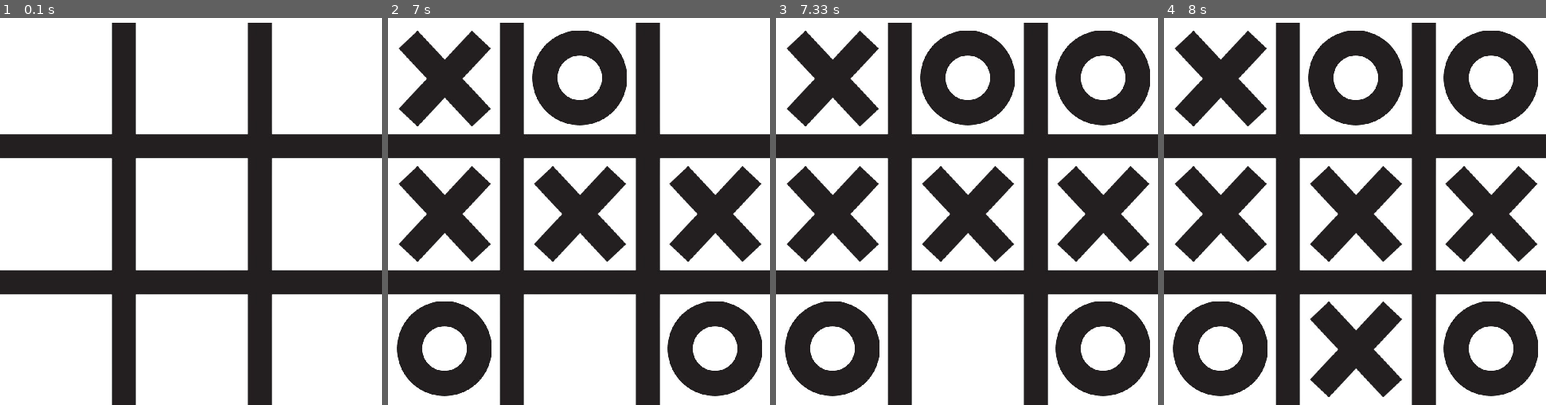
Above: before the commit, frames 1-4 (left to right).
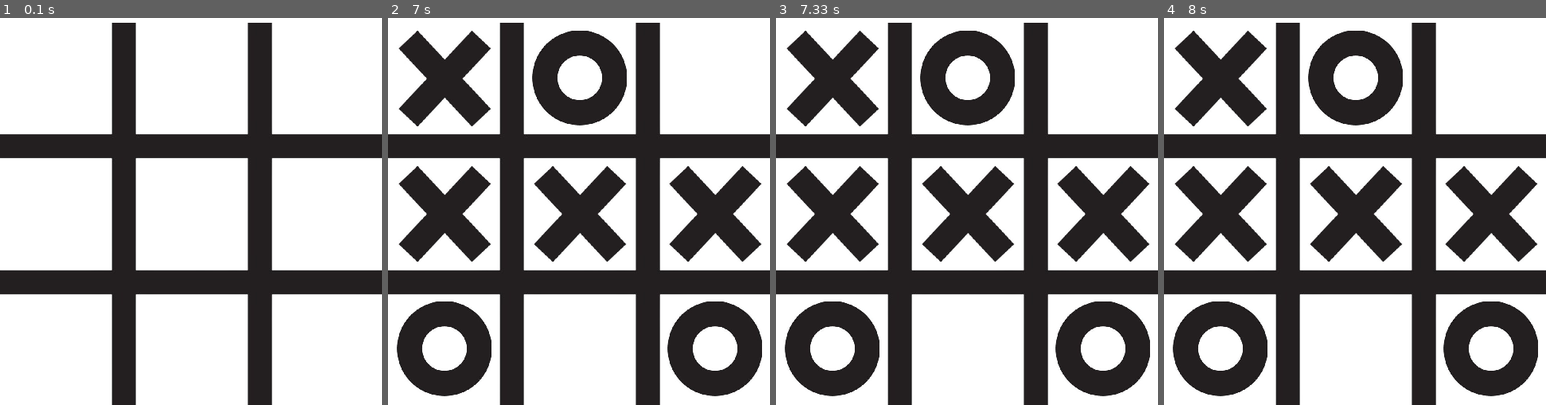
Above: after the commit, the same moments.

Repository: Vinayak2005917/Tic-tac-toe-Pygame
Game: pygame game, started from main.py
Two runs of this game, one before a commit and one after it. Both use one fixed random seed, a clock stepped at 60 frames per second and the inputs below.
Inputs (mouse positions are in pixels of both pictures, inside the frame that each line leads up to):
- Up to frame 1 (0.1 s): no input
- Up to frame 2 (7 s): click (579, 180) at 0.38 s; press the mouse at (579, 180) at 0.7 s; move the mouse to (529, 250) at 0.8 s; release the mouse at (479, 319) at 0.93 s; click (456, 246) at 1.05 s; click (720, 331) at 1.38 s; click (472, 118) at 1.72 s; click (544, 21) at 2.05 s; click (716, 238) at 2.38 s
- Up to frame 3 (7.33 s): click (1024, 83) at 7.25 s
- Up to frame 4 (8 s): click (1335, 343) at 7.58 s

Frames 1-2 are identical in both runs. In frame 3, 3.8% of the frame differs, in the area x 73-98%, y 3-28%; in frame 4, 7.2%, in the area x 38-98%, y 3-98%.

Commit message:
added win condition

Diff:
--- a/main.py
+++ b/main.py
@@ -26,6 +26,7 @@
 
 board_state = [0,0,0,0,0,0,0,0,0]  # 0 for empty, 1 for Cross, 2 for Circle
 player_number = 1
+win = False
 
 # Main loop
 running = True
@@ -69,7 +70,7 @@
 
     if row != -1 and col != -1:
         index = row * 3 + col
-        if board_state[index] == 0:
+        if board_state[index] == 0 and not win:
             board_state[index] = player_number
             if board_state.count(1) > board_state.count(2):
                 player_number = 2
@@ -81,6 +82,34 @@
 
     pygame.display.update()
 
+    # Check for win condition
+    if not win:
+        if board_state[0] == board_state[1] == board_state[2] != 0:
+            win = True
+            print(f"Player {board_state[0]} wins!")
+        elif board_state[3] == board_state[4] == board_state[5] != 0:
+            win = True
+            print(f"Player {board_state[3]} wins!")
+        elif board_state[6] == board_state[7] == board_state[8] != 0:
+            win = True
+            print(f"Player {board_state[6]} wins!")
+        elif board_state[0] == board_state[3] == board_state[6] != 0:
+            win = True
+            print(f"Player {board_state[0]} wins!")
+        elif board_state[1] == board_state[4] == board_state[7] != 0:
+            win = True
+            print(f"Player {board_state[1]} wins!")
+        elif board_state[2] == board_state[5] == board_state[8] != 0:
+            win = True
+            print(f"Player {board_state[2]} wins!")
+        elif board_state[0] == board_state[4] == board_state[8] != 0:
+            win = True
+            print(f"Player {board_state[0]} wins!")
+        elif board_state[2] == board_state[4] == board_state[6] != 0:
+            win = True
+            print(f"Player {board_state[2]} wins!")
+
+
 
 
 
